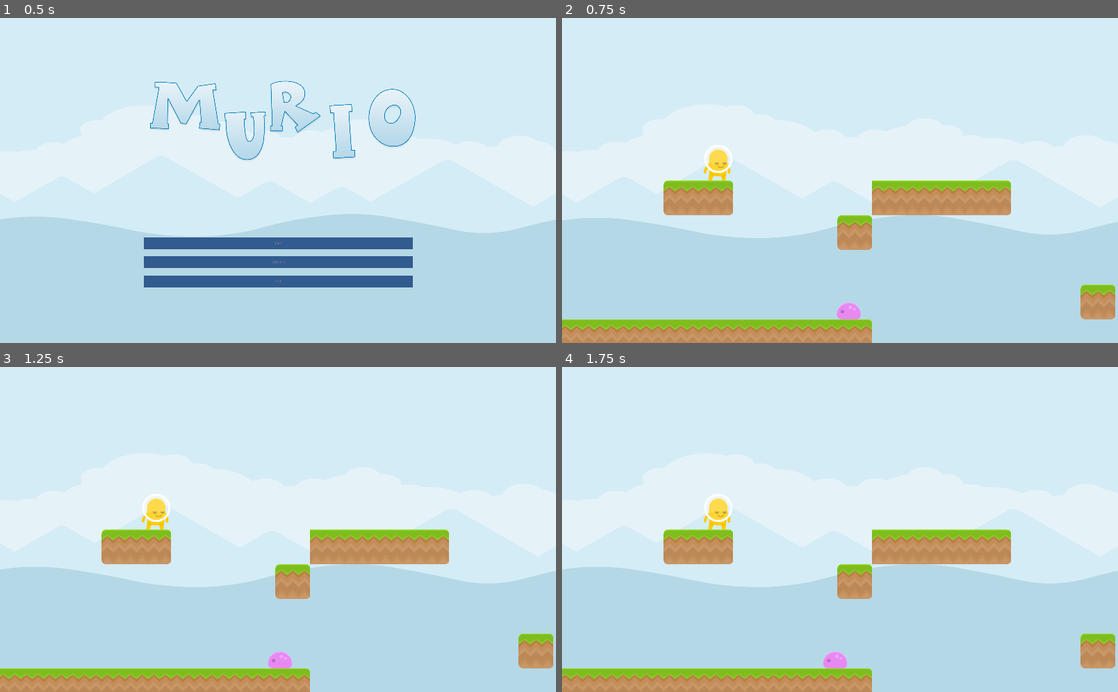
Above: before the commit, frames 1-4 (two rows, left to right).
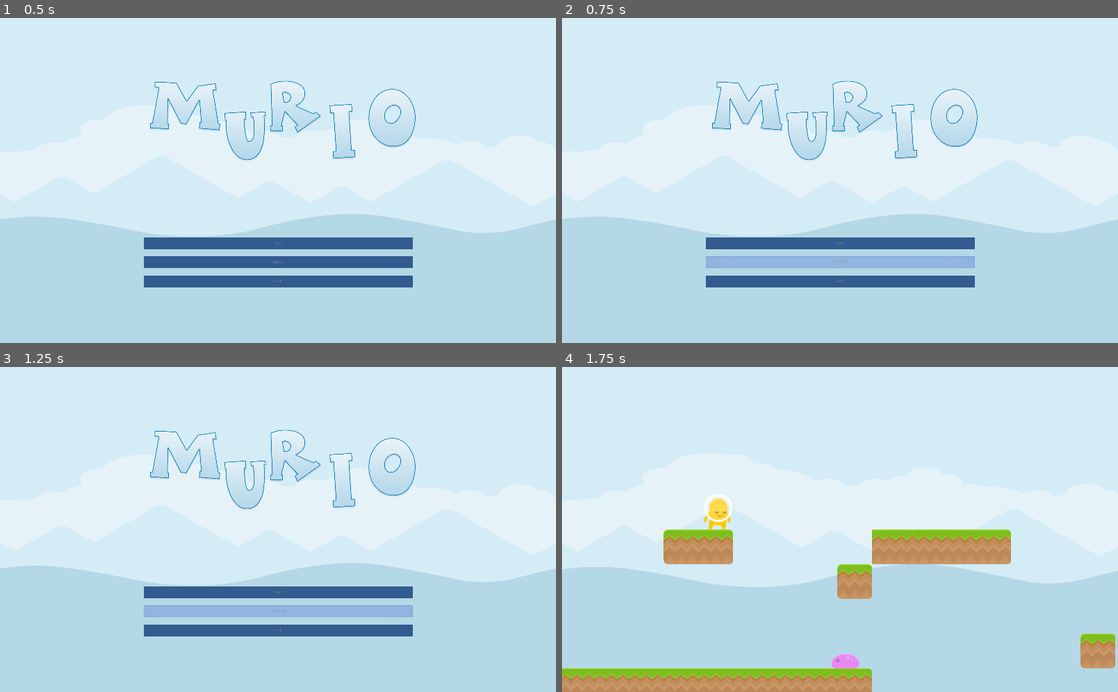
Above: after the commit, the same moments.

Repository: hellensoloviy/murio
Game: Godot game, scene res://Menu.tscn
Same seed, same stepped clock (60 frames per second), same inputs: the game is played once before the commit and once after it.
Inputs (mouse positions are in pixels of both pictures, inside the frame that each line leads up to):
- Up to frame 1 (0.5 s): no input
- Up to frame 2 (0.75 s): click "Options" at 0.5 s
- Up to frame 3 (1.25 s): no input
- Up to frame 4 (1.75 s): click (840, 591) at 1.25 s, where only the run after the commit has a clickable "Start"

Frame 1 is identical in both runs. In frame 2, 17% of the frame differs, in the area x 0-100%, y 19-100%; in frame 3, 17%; in frame 4, 0.2%.

Commit message:
add several fonts; fixed menu buttons actions;
added close game(exit) button action; 
started to add draft version of pause screen (in progress)

Diff:
--- /dev/null
+++ b/MainScene.gd
@@ -0,0 +1,11 @@
+extends Node2D
+
+
+func _ready():
+	pass
+
+
+func _unhandled_input(event):
+
+	if event.is_action_pressed("pause_button"):
+			get_tree().change_scene("res://scenes/UI/Pause_screen.tscn")
--- a/MainScene.tscn
+++ b/MainScene.tscn
@@ -1,7 +1,8 @@
-[gd_scene load_steps=18 format=2]
+[gd_scene load_steps=19 format=2]
 
 [ext_resource path="res://player/player_yellow.tscn" type="PackedScene" id=1]
 [ext_resource path="res://sprites/uncolored_piramids.png" type="Texture" id=2]
+[ext_resource path="res://MainScene.gd" type="Script" id=3]
 [ext_resource path="res://enemies/enemy_slime_purple.tscn" type="PackedScene" id=4]
 [ext_resource path="res://sprites/ground/grassLeft.png" type="Texture" id=5]
 [ext_resource path="res://sprites/ground/grass.png" type="Texture" id=6]
@@ -136,6 +137,7 @@
 [sub_resource type="LineShape2D" id=7]
 
 [node name="root" type="Node2D"]
+script = ExtResource( 3 )
 
 [node name="background" type="TileMap" parent="."]
 visible = false
--- a/Menu.gd
+++ b/Menu.gd
@@ -1,20 +1,12 @@
 extends Control
-
-
-# Declare member variables here. Examples:
-# var a = 2
-# var b = "text"
-
 
 # Called when the node enters the scene tree for the first time.
 func _ready():
 	pass # Replace with function body.
 
 
-# Called every frame. 'delta' is the elapsed time since the previous frame.
-#func _process(delta):
-#	pass
+func _on_exit_button_pressed():
+	get_tree().quit()
 
-
-func _on_Button_pressed():
+func _on_start_button_pressed():
 	get_tree().change_scene("res://MainScene.tscn")
--- a/Menu.tscn
+++ b/Menu.tscn
@@ -104,6 +104,5 @@
 "_edit_use_anchors_": false
 }
 
-[connection signal="pressed" from="VBoxContainer/start_button" to="." method="_on_Button_pressed"]
-[connection signal="pressed" from="VBoxContainer/options_button" to="." method="_on_Button_pressed"]
-[connection signal="pressed" from="VBoxContainer/exit_button" to="." method="_on_Button_pressed"]
+[connection signal="pressed" from="VBoxContainer/start_button" to="." method="_on_start_button_pressed"]
+[connection signal="pressed" from="VBoxContainer/exit_button" to="." method="_on_exit_button_pressed"]
--- a/project.godot
+++ b/project.godot
@@ -33,6 +33,14 @@
 
 [input]
 
+ui_accept={
+"deadzone": 0.5,
+"events": [ Object(InputEventKey,"resource_local_to_scene":false,"resource_name":"","device":0,"alt":false,"shift":false,"control":false,"meta":false,"command":false,"pressed":false,"scancode":16777221,"unicode":0,"echo":false,"script":null)
+, Object(InputEventKey,"resource_local_to_scene":false,"resource_name":"","device":0,"alt":false,"shift":false,"control":false,"meta":false,"command":false,"pressed":false,"scancode":16777222,"unicode":0,"echo":false,"script":null)
+, Object(InputEventKey,"resource_local_to_scene":false,"resource_name":"","device":0,"alt":false,"shift":false,"control":false,"meta":false,"command":false,"pressed":false,"scancode":32,"unicode":0,"echo":false,"script":null)
+, Object(InputEventJoypadButton,"resource_local_to_scene":false,"resource_name":"","device":0,"button_index":0,"pressure":0.0,"pressed":false,"script":null)
+ ]
+}
 move_left={
 "deadzone": 0.5,
 "events": [ Object(InputEventKey,"resource_local_to_scene":false,"resource_name":"","device":0,"alt":false,"shift":false,"control":false,"meta":false,"command":false,"pressed":false,"scancode":65,"unicode":0,"echo":false,"script":null)
@@ -46,6 +54,11 @@
 jump={
 "deadzone": 0.5,
 "events": [ Object(InputEventKey,"resource_local_to_scene":false,"resource_name":"","device":0,"alt":false,"shift":false,"control":false,"meta":false,"command":false,"pressed":false,"scancode":87,"unicode":0,"echo":false,"script":null)
+ ]
+}
+pause_button={
+"deadzone": 0.5,
+"events": [ Object(InputEventKey,"resource_local_to_scene":false,"resource_name":"","device":0,"alt":false,"shift":false,"control":false,"meta":false,"command":false,"pressed":false,"scancode":16777217,"unicode":0,"echo":false,"script":null)
  ]
 }
 
--- /dev/null
+++ b/scenes/UI/Pause_screen.tscn
@@ -0,0 +1,36 @@
+[gd_scene load_steps=3 format=2]
+
+[ext_resource path="res://fonts/ Kind and Rich - Personal Use.otf" type="DynamicFontData" id=1]
+
+[sub_resource type="DynamicFont" id=1]
+size = 200
+outline_color = Color( 0.215686, 0.811765, 0.960784, 1 )
+font_data = ExtResource( 1 )
+
+[node name="Pause_screen" type="Control"]
+anchor_right = 1.0
+anchor_bottom = 1.0
+__meta__ = {
+"_edit_use_anchors_": false
+}
+
+[node name="ColorRect" type="ColorRect" parent="."]
+margin_right = 2048.0
+margin_bottom = 1200.0
+color = Color( 1, 1, 1, 0.192157 )
+
+[node name="Label" type="Label" parent="."]
+modulate = Color( 0.396078, 0.854902, 0.921569, 1 )
+anchor_right = 1.0
+anchor_bottom = 0.989
+margin_left = 569.0
+margin_top = 192.0
+margin_right = -588.0
+margin_bottom = -565.8
+custom_fonts/font = SubResource( 1 )
+text = "Need some pause?
+
+"
+__meta__ = {
+"_edit_use_anchors_": false
+}
Binary file added: fonts/ Kind and Rich - Personal Use.otf
Binary file added: fonts/Roose Sally.otf
Binary file added: fonts/SayNextDemoItalic.ttf
Binary file added: fonts/SayNextDemoRegular.ttf
Binary file added: fonts/Vintage Lander_1.otf
